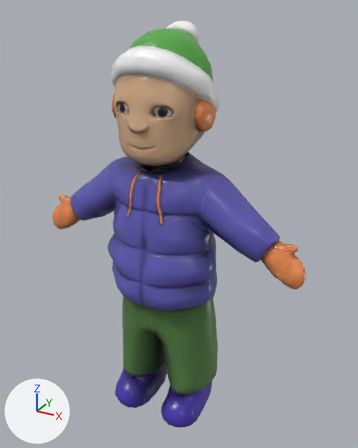
Renders of the FBX model Backyard Snowdown/Assets/Backyard Snowdown/Meshes/Character_003_WinterClothes_001_Small.fbx from each side of a commit.
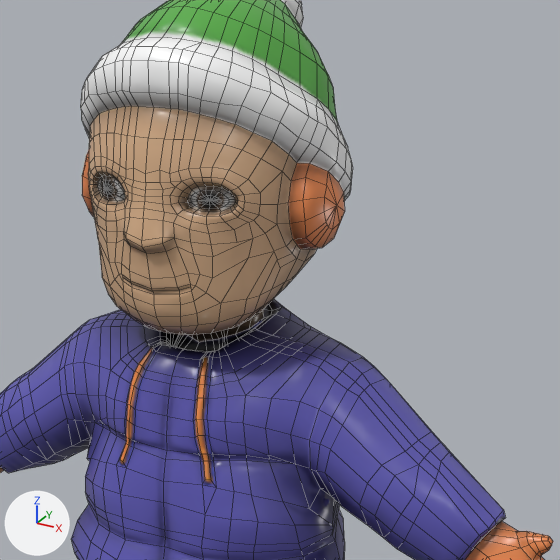
Each version is shown whole from a 50 mm lens placed at (0.598, -0.995, 1.071), pointed at (0.023, 0.051, 0.548), then close up on the part from 22% to 84% of the width and 7% to 57% of the height. Lighting does not change. The marker at lower left points along +X, +Y and +Z. The close-ups show mesh edges as thin lines. Where no turn or scale is listed for an object, it has been applied to the vertices.

The first close-up shows 'Character_003_WinterClothes_001_Small'.
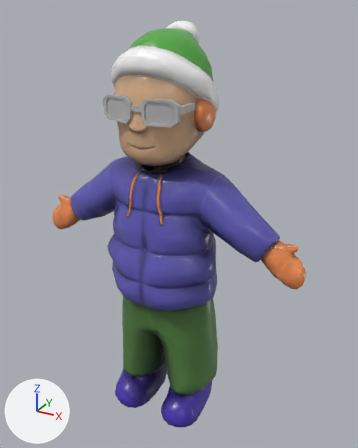
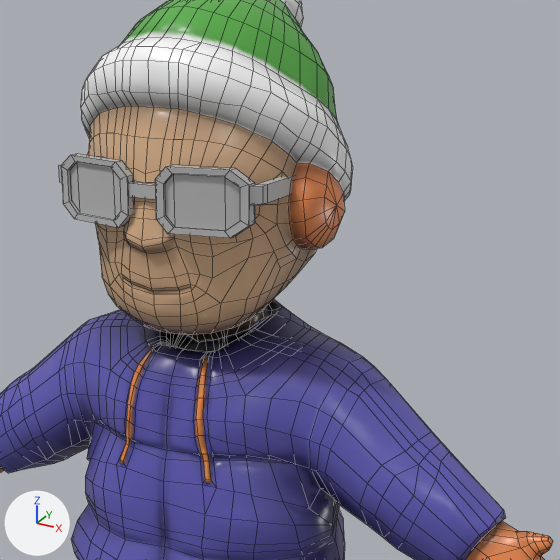
Edits to the scene script, one JSON object a line:
```json
{"op": "add", "block": "mat_lambert3", "code": ["mat_lambert3 = principled_material('lambert3')", "mat_lambert3.base_color = (0.5, 0.5, 0.5)  # grey #bcbcbc"]}
{"op": "add", "block": "me_mesh_001", "code": ["me_mesh_001 = bpy.data.meshes.new('Mesh.001')", "me_mesh_001.from_pydata(...)  # 128 vertices, 126 faces; spans x -0.05..0.158, y -0.001..0.087, z -0.029..0.027", "me_mesh_001.materials.append(mat_lambert3)  # grey #bcbcbc"]}
{"op": "add", "block": "ob_character_003_winterclothes_001_glasses1", "code": ["ob_character_003_winterclothes_001_glasses1 = bpy.data.objects.new('Character_003_WinterClothes_001_Glasses1', me_mesh_001)", "ob_character_003_winterclothes_001_glasses1.location = (-0.053, -0.102, 0.866)"]}
```

Where the change shows, as pixel boxes (x1, y1, x2, y2) in the close-ups (560 x 560 px):
```json
{"object": "Character_003_WinterClothes_001_Glasses1", "change": "added", "after": [59, 153, 293, 238]}
```
